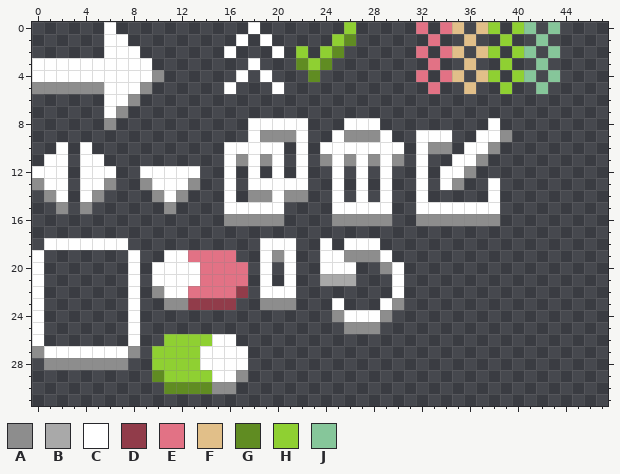
File history of a pixel-art sprite, assets/textures/interface.png. The picture above was drawn from the file before the commit.
The file is 48x32 pixels.
Palette (. is transparent): A #8d8d8d  B #a9a9a9  C #ffffff  D #913c4a  E #e27285  F #e1bf89  G #608c22  H #8fd032  J #86c69a
Pixels before, first column x 0:
 0 ......C...........C.......H.....E.EF.FH.HJ.J
 1 ......CC.........C.C.....HG......E..F..H..J.
 2 ......CCC.......C...C.H.HG......E.EF.FH.HJ.J
 3 CCCCCCCCCC........C...GHG........E..F..H..J.
 4 CCCCCCCCCCA......C.C...G........E.EF.FH.HJ.J
 5 AAAAAACCCA......C...C............E..F..H..J.
 6 ......CCA...................................
 7 ......CA....................................
 8 ......A...........CCCCC...CCC.........C.....
 9 ..................CAAAC..CAAAC..CCC..CCA....
10 ..C.C...........CCCCC.C.CCCCCCC.CAA.CCA.....
11 .CC.CC..........CACAC.C.ACACACA.C..CCA......
12 CCC.CCC..CCCCC..C.C.C.C..C.C.C..C.CCA.......
13 ACC.CCA..ACCCA..C.CCCCC..C.C.C..C.CA..C.....
14 .AC.CA....ACA...C.AACAA..C.C.C..C.....C.....
15 ..A.A......A....CCCCC....CCCCC..CCCCCCC.....
16 ................AAAAA....AAAAA..AAAAAAA.....
17 ............................................
18 .CCCCCCC...........CCC..C.CCC...............
19 C.......C..CCEEEE..CAC..CCAAAC..............
20 C.......C.CCCCEEEE.C.C..CCC..AC.............
21 C.......C.CCCCEEEE.C.C..BBB...C.............
22 C.......C.ACCEEEED.CCC........C.............
23 C.......C..AADDDD..AAA...C...CA.............
24 C.......C................ACCCA..............
25 C.......C.................AAA...............
26 C.......C..HHHHCC...........................
27 ACCCCCCCA.HHHHCCCC..........................
28 .AAAAAAA..HHHHCCCC..........................
29 ..........GHHHHCCA..........................
30 ...........GGGGAA...........................
And afterwards:
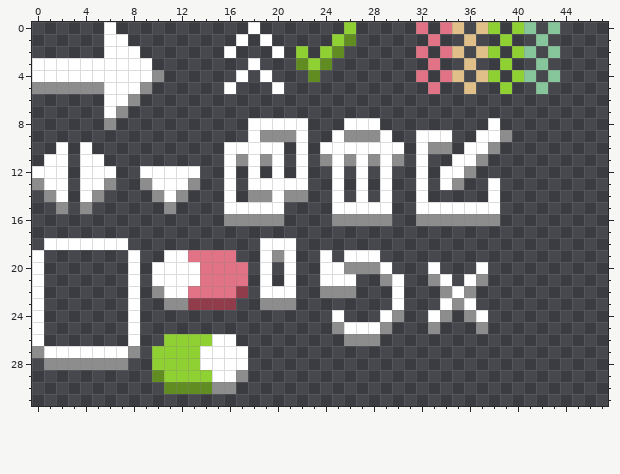
Log entry: update RESET icon & add X
Edits made:
Changed rows in their new state; - is an unchanged pixel.
first column x 24:
18 .-...---------
19 -.CCC.--------
20 --AAAC.--C---C
21 CCC--A---AC-CA
22 AAA-------ACA-
23 -.---.C---CAC-
24 -C...CA--CA-AC
25 -ACCCA---A---A
26 --AAA---------
Boxes around the changes in both pictures, in picture pixels (x1, y1, x2, y2):
changed: (320, 238, 488, 346)
